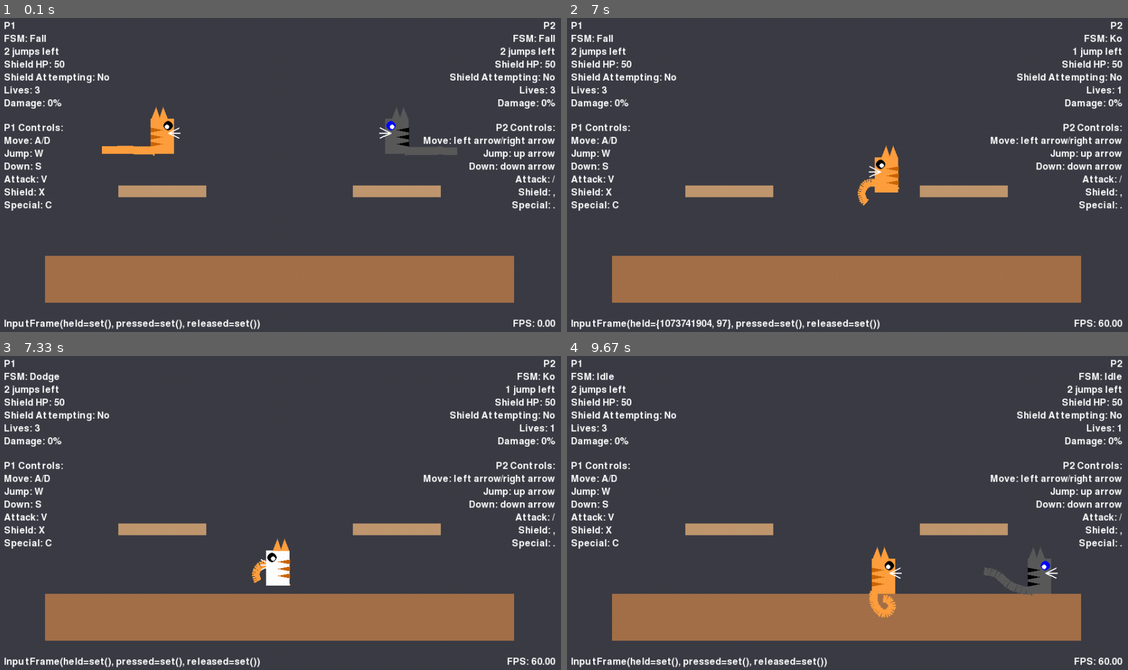
Above: before the commit, frames 1-4 (two rows, left to right).
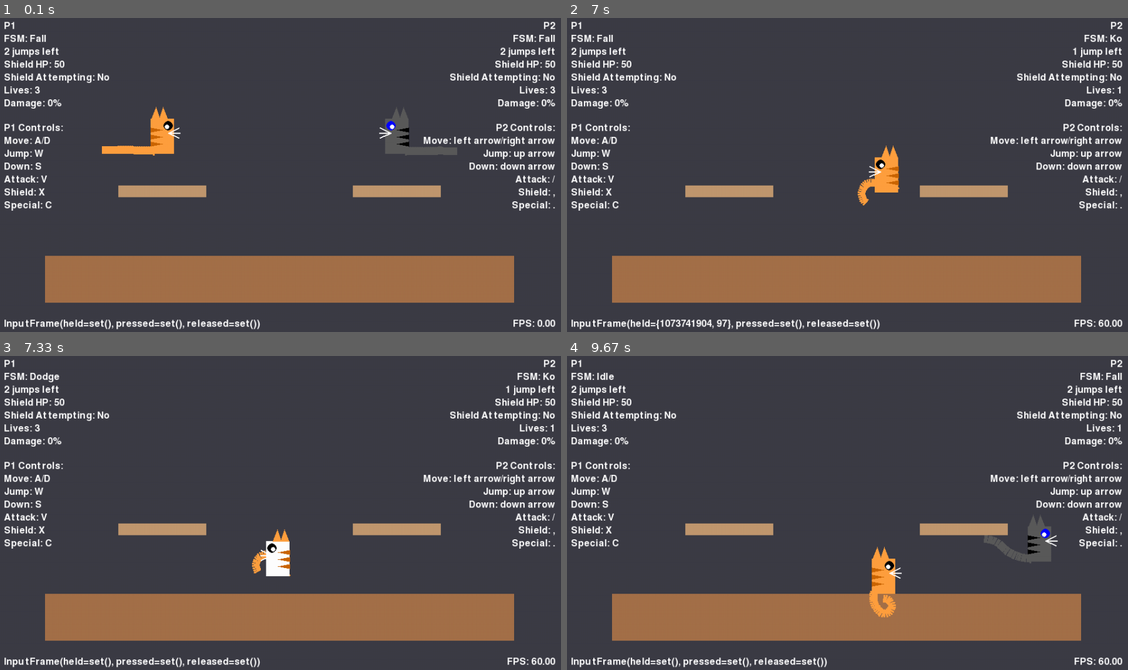
Above: after the commit, the same moments.

Repository: avidrucker/pycats
Game: pygame game, started from pycats/game.py
The game is run twice, just before and just after one commit, with the same random seed, the same clock (stepped at 60 frames per second) and the same inputs.
Inputs:
- Up to frame 1 (0.1 s): no input
- Up to frame 2 (7 s): tap X at 0.33 s; hold Right 0.67-1.13 s; hold D 0.67-1.13 s; hold Up 1.17-1.47 s; hold W 1.17-1.47 s; hold Right 1.5-1.97 s; hold D 1.5-1.97 s; hold Left 2-2.53 s; hold A 2-2.53 s; hold Left 2.9-3.3 s; hold A 2.9-3.3 s; hold Up 3.33-3.7 s; hold W 3.33-3.7 s; hold Right 3.73-4.37 s; hold D 3.73-4.37 s; hold Left 4.8-5.27 s; hold A 4.8-5.27 s; hold Right 5.3-5.77 s; hold D 5.3-5.77 s; hold Up 5.8-6.1 s; hold W 5.8-6.1 s; hold Right 6.13-6.6 s; hold D 6.13-6.6 s; hold Left from 6.63 s (still down); hold A from 6.63 s (still down)
- Up to frame 3 (7.33 s): release Left at 7.17 s; release A at 7.17 s; tap X at 7.2 s
- Up to frame 4 (9.67 s): hold Left 7.87-8.27 s; hold A 7.87-8.27 s; hold Up 8.3-8.67 s; hold W 8.3-8.67 s; hold Right 8.7-9.33 s; hold D 8.7-9.33 s; tap , at 9.37 s

Frames 1-2 are identical in both runs. In frame 3, 0.6% of the frame differs, in the area x 44-52%, y 55-74%; in frame 4, 1.3%, in the area x 74-99%, y 5-77%.

Commit message:
feat spot dodge prevents falling through thin platforms

Diff:
--- a/pycats/entities/player.py
+++ b/pycats/entities/player.py
@@ -225,7 +225,14 @@
             self.handle_move(held)
 
         # physics ---------------------------------------------------
-        apply_gravity(self.vel)
+        # Apply gravity - but not for spot dodges to prevent falling through thin platforms
+        if not (self.fsm.state == "dodge" and self.spot_dodge_shield_held):
+            apply_gravity(self.vel)
+        else:
+            # For spot dodges, keep velocity minimal to prevent any fall-through
+            self.vel.y = 0
+            # debugging
+            # print(f"SPOT DODGE GRAVITY PREVENTION: {self.char_name} gravity blocked during spot dodge")
 
         # Edge-aware dodge: prevent horizontal movement if it would take player off platform
         # This happens AFTER any friction is applied and immediately before movement
@@ -305,6 +312,20 @@
             self._pressed(held, "down") and not should_prevent_drop_through,  # Don't drop through if spot dodging with shield
             self.drop_platform,
         )
+
+        # Special case: maintain on_ground status during spot dodge to prevent unwanted fall transitions
+        if self.fsm.state == "dodge" and self.spot_dodge_shield_held:
+            # Force on_ground to remain True during spot dodge to prevent falling
+            if not self.on_ground:
+                # debugging
+                # print(f"SPOT DODGE GROUND FIX: {self.char_name} forced back to ground during spot dodge")
+                self.on_ground = True
+                # Also ensure the player stays at the exact platform level
+                current_platform = find_current_platform(self.rect, platforms)
+                if current_platform:
+                    self.rect.bottom = current_platform.rect.top
+                    # debugging
+                    # print(f"SPOT DODGE POSITION FIX: {self.char_name} position corrected to platform top")
 
         self._handle_landing(was_airborne)
 
@@ -382,41 +403,35 @@
             self.shield_attempting = False
             return
 
-        # ------- Shield -------------------------------------------
-        # 2.  Shield can **only** be (re)started while on ground and not airborne
-        grounded_can_shield = (
-            self.on_ground
-            and self.fsm.state in ("idle", "shield", "dodge", "run")
-            and self.dodge_timer == 0
-        )
-
-        if self._pressed(held, "shield") and grounded_can_shield:
-            #### TODO: prevent entering of shield state when falling/jumping, when in hurt state, etc.
-            self.shield_attempting = True
-        else:
-            self.shield_attempting = False
-
-        # ------- Dodge --------------------------------------------
+        # ------- Dodge Logic (check first to prevent shield conflicts) -------
         #### DONE: implement dodge as a combo press of directional + shield
         #### DONE: reset air_dodge_ok when landing
         #### TODO: implement directional flipping when ground dodging/rolling
         #### TODO: prevent repeated dodges by holding down shield and a directional, what happens instead is that the player will enter a shield state, and then can press a direction to dodge again
         #### DONE: make player rect flash semi-transparent white while in dodge state
         # Shield-plus-direction = dodge
-        # ------- Dodge --------------------------------------------
         can_dodge_state = self.fsm.state in ("idle", "jump", "fall", "shield")
         shield_down = self._pressed(held, "shield")
         shield_pressed = self._pressed(pressed, "shield")
+        dodge_initiated = False
 
         if can_dodge_state and self.dodge_timer == 0:
             dir_x = None
-            # Check if shield is *just* pressed for air dodge or momentum dodge
-            if shield_pressed:
+
+            # Priority 1: Check for simultaneous shield + direction press (including spot dodge)
+            if shield_pressed and self._pressed(pressed, "down"):
+                dir_x = 0  # spot dodge
+            elif shield_pressed and self._pressed(pressed, "left"):
+                dir_x = -1  # left dodge
+            elif shield_pressed and self._pressed(pressed, "right"):
+                dir_x = 1  # right dodge
+            # Priority 2: Check if shield is *just* pressed for air dodge or momentum dodge
+            elif shield_pressed:
                 if not self.on_ground:
                     dir_x = 0  # air dodge without direction pressed
                 elif abs(self.vel.x) > 0.1:
                     dir_x = 1 if self.vel.x > 0 else -1
-            # Check if a direction is freshly pressed while shield is held (ground dodge)
+            # Priority 3: Check if a direction is freshly pressed while shield is held (ground dodge)
             elif shield_down:
                 if self._pressed(pressed, "down"):
                     dir_x = 0
@@ -427,17 +442,31 @@
 
             if dir_x is not None:
                 if self.on_ground or self.air_dodge_ok:
-                    # Track if this is a spot dodge with shield held
-                    if dir_x == 0 and shield_down:
-                        self.spot_dodge_shield_held = True
-                        # print(f"SPOT DODGE: {self.char_name} initiated spot dodge with shield held")
-
                     self._start_dodge(dir_x)
+                    dodge_initiated = True
                     if not self.on_ground:
                         self.air_dodge_ok = False
                 # debugging
                 # print("dodge handled")
                 return  # dodge handled, no further actions needed
+
+        # ------- Shield -------------------------------------------
+        # 2.  Shield can **only** be (re)started while on ground and not airborne
+        # Don't enter shield state if we just initiated a dodge
+        grounded_can_shield = (
+            self.on_ground
+            and self.fsm.state in ("idle", "shield", "dodge", "run")
+            and self.dodge_timer == 0
+            and not dodge_initiated  # Don't shield if we just started dodging
+        )
+
+        if self._pressed(held, "shield") and grounded_can_shield:
+            #### TODO: prevent entering of shield state when falling/jumping, when in hurt state, etc.
+            self.shield_attempting = True
+        else:
+            # Don't reset shield_attempting if we just initiated a dodge or are currently dodging
+            if not dodge_initiated and self.fsm.state != "dodge":
+                self.shield_attempting = False
 
         # ------- Attack -------------------------------------------
         #### TODO: implement attack buffering, that attacks can be chained
@@ -503,11 +532,15 @@
         self.image.fill(WHITE)  # flash white
         self.dodge_blocked_by_edge = False  # Reset edge blocking flag
 
-        # Set dodge velocity (friction will be applied, edge checking happens during physics)
-        self.vel.update(dir_x * DODGE_SPEED, 0)
-
-        # If this is not a spot dodge, reset the spot dodge flag
-        if dir_x != 0:
+        # For spot dodges, don't set any velocity to prevent movement
+        if dir_x == 0:
+            self.vel.update(0, 0)  # No movement for spot dodge
+            self.spot_dodge_shield_held = True
+            # debugging
+            # print(f"SPOT DODGE START: {self.char_name} spot dodge initiated with zero velocity")
+        else:
+            # Set dodge velocity for directional dodges (friction will be applied, edge checking happens during physics)
+            self.vel.update(dir_x * DODGE_SPEED, 0)
             self.spot_dodge_shield_held = False
 
     # --------------------------------------------------- FSM scaffold (pass-A)
